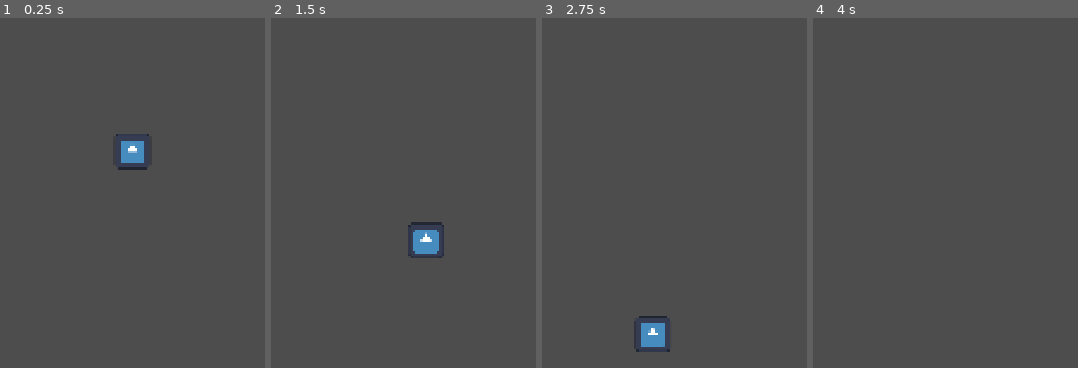
Above: before the commit, frames 1-4 (left to right).
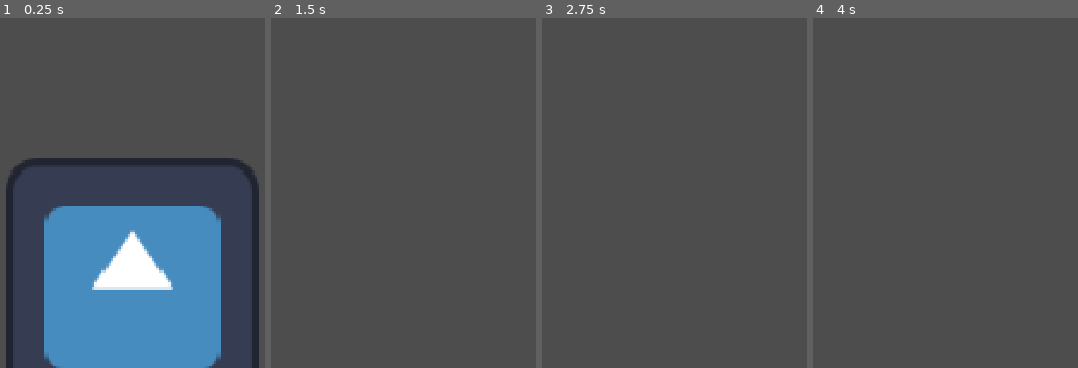
Above: after the commit, the same moments.

Repository: FireEntity1/voidborne
Game: Godot game, scene res://scenes/main.tscn
Two runs of this game, one before a commit and one after it. Both use one fixed random seed, a clock stepped at 60 frames per second and the inputs below. The project has no main scene, so this scene is started directly. The engine's default icon, where the game draws it, is replaced by a stand-in: a white triangle on a blue panel in a dark square.
Inputs:
- Up to frame 1 (0.25 s): no input
- Up to frame 2 (1.5 s): tap Enter (ui_accept) at 0.5, 0.77 s; hold Right (ui_right) from 0.53 s (still down)
- Up to frame 3 (2.75 s): tap Enter (ui_accept) at 1.52 s; release Right (ui_right) at 2.03 s; hold Left (ui_left) from 2.03 s (still down)
- Up to frame 4 (4 s): release Left (ui_left) at 2.78 s; hold Right (ui_right) from 2.78 s (still down); tap Enter (ui_accept) at 3.02, 3.5, 3.77 s

The runs differ from the first frame. In frame 1, 37% of the frame differs, in the area x 2-98%, y 33-100%; in frame 2, 1.0%; in frame 3, 0.9%; in frame 4, nothing differs.

Commit message:
fix(scaling): proper pixel perfect scaling

Diff:
--- a/components/core/player.tscn
+++ b/components/core/player.tscn
@@ -4,18 +4,20 @@
 [ext_resource type="Script" uid="uid://brq7vdr3t803u" path="res://scripts/core/player.gd" id="1_hpv3a"]
 
 [sub_resource type="RectangleShape2D" id="RectangleShape2D_lbusf"]
-size = Vector2(86, 84)
+size = Vector2(34, 33)
 
 [node name="player" type="CharacterBody2D"]
 script = ExtResource("1_hpv3a")
 
 [node name="collision" type="CollisionShape2D" parent="."]
+position = Vector2(0, 0.5)
 shape = SubResource("RectangleShape2D_lbusf")
 
 [node name="sprite" type="Sprite2D" parent="."]
-scale = Vector2(0.671875, 0.65625)
+scale = Vector2(0.265625, 0.259448)
 texture = ExtResource("1_4vybl")
 
 [node name="camera" type="Camera2D" parent="."]
+zoom = Vector2(3, 3)
 position_smoothing_enabled = true
 rotation_smoothing_enabled = true
--- a/project.godot
+++ b/project.godot
@@ -26,5 +26,6 @@
 
 [rendering]
 
+textures/canvas_textures/default_texture_filter=0
 renderer/rendering_method="gl_compatibility"
 renderer/rendering_method.mobile="gl_compatibility"
--- a/scenes/main.tscn
+++ b/scenes/main.tscn
@@ -2,27 +2,34 @@
 
 [ext_resource type="PackedScene" uid="uid://dq7ng5vi3rwcu" path="res://components/core/player.tscn" id="1_o5qli"]
 
-[node name="main" type="Node2D"]
+[node name="main" type="Control"]
+layout_mode = 3
+anchors_preset = 15
+anchor_right = 1.0
+anchor_bottom = 1.0
+grow_horizontal = 2
+grow_vertical = 2
 
 [node name="game" type="SubViewportContainer" parent="."]
-anchors_preset = -1
+texture_filter = 1
+layout_mode = 1
+anchors_preset = 15
 anchor_right = 1.0
 anchor_bottom = 1.0
-offset_right = 1920.0
-offset_bottom = 1080.0
 grow_horizontal = 2
 grow_vertical = 2
 size_flags_horizontal = 3
 size_flags_vertical = 3
 stretch = true
+stretch_shrink = 6
 
 [node name="viewport" type="SubViewport" parent="game"]
 handle_input_locally = false
-size = Vector2i(1920, 1080)
+size = Vector2i(320, 180)
 render_target_update_mode = 4
 
 [node name="player" parent="game/viewport" instance=ExtResource("1_o5qli")]
-position = Vector2(963, 545)
+position = Vector2(112.833, 91.5)
 
 [node name="loaded_scene" type="Node2D" parent="game/viewport"]
 
